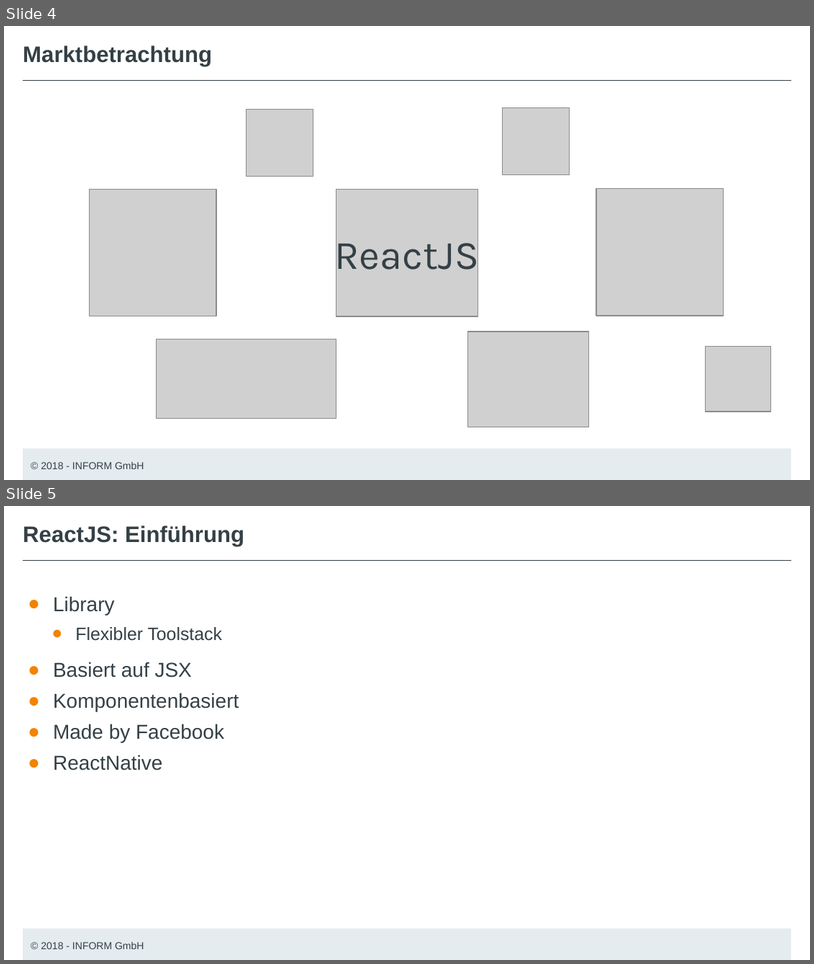
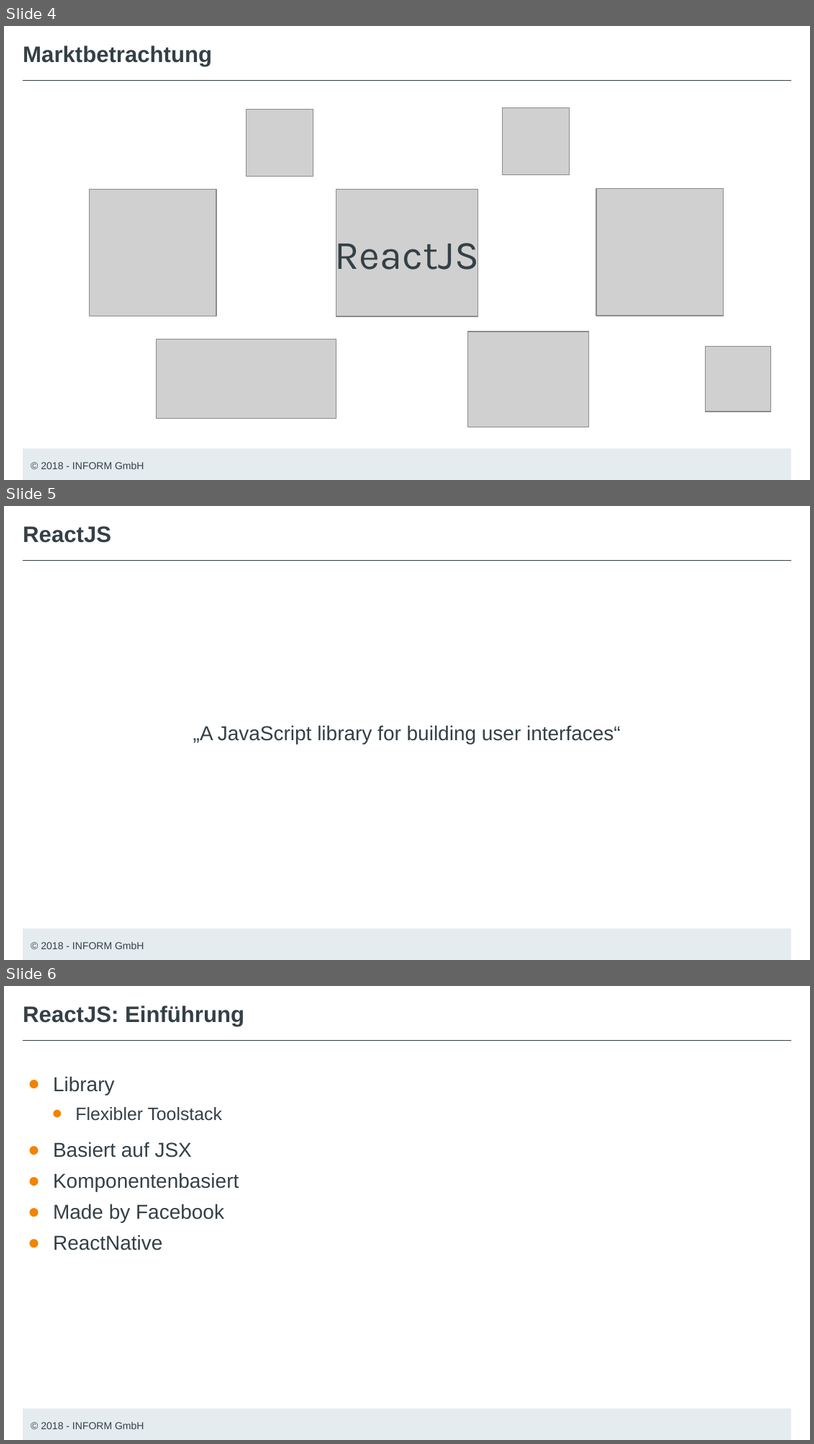
Before and after one commit to finnatinform/tutorial-react, a slide deck: lesson-01-spa/SinglePageApplications.pptx. Shown one above the other, each under a label of ours: slides 4 and 5 before the commit, slides 4, 5 and 6 after it. The pictures are 814x964 and 814x1444 pixels, drawn with LibreOffice and Linux fonts; fonts in the diff are those of the drawing; grey boxes stand for pictures; background and template pictures are left out. Boxes give left, top, right and bottom in pixels: in the first picture for what was removed or moved away, otherwise in the second. Text is boxed around its words. In the diff, an @@ line names an element or a change of style, - is before the commit and + after.

```diff
--- a/lesson-01-spa/SinglePageApplications.pptx
+++ b/lesson-01-spa/SinglePageApplications.pptx
@@ slide 5 added at (4,506,810,960), background #FFFFFF; not listed: 4 template elements that a slide beside it also shows @@
@@ title added at (23,526,111,543), 20 pt, text #344046, bold @@
+ReactJS
@@ text added at (193,725,621,744), 18 pt, text #344046 @@
+„A JavaScript library for building user interfaces“
@@ what was slide 5 is now slide 6 @@
```
Also in this commit, not shown: 1 slide changed, 1 other slide added.
